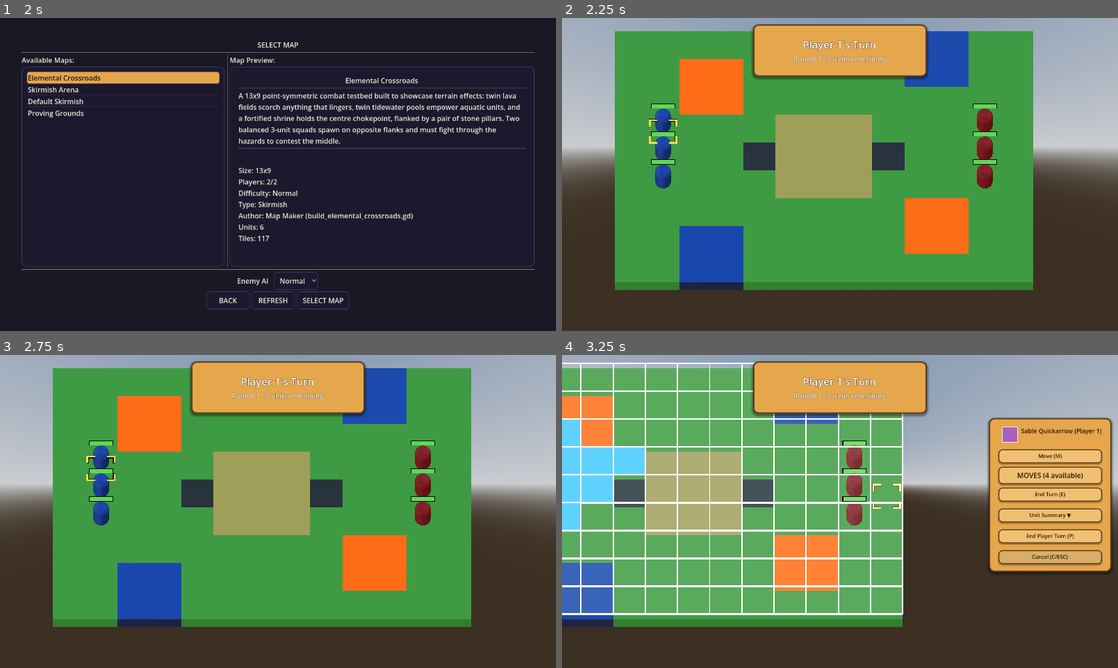
Above: before the commit, frames 1-4 (two rows, left to right).
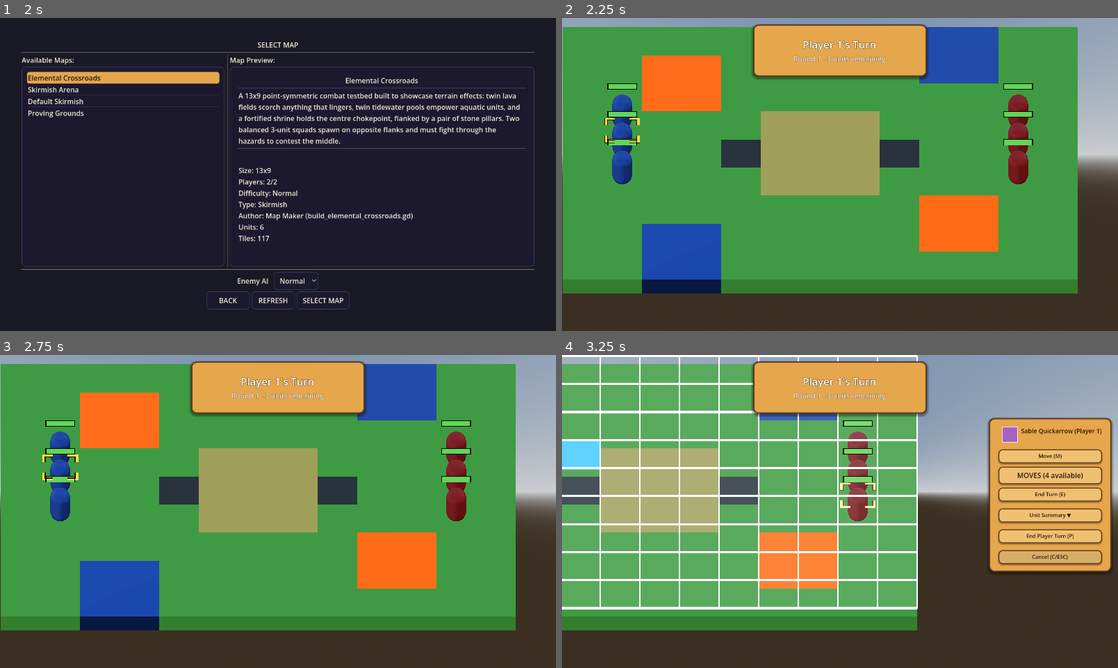
Above: after the commit, the same moments.

Repository: K-ennethA/Conquest
Game: Godot game, scene res://menus/MainMenu.tscn
Same seed, same stepped clock (60 frames per second), same inputs: the game is played once before the commit and once after it.
Inputs (mouse positions are in pixels of both pictures, inside the frame that each line leads up to):
- Up to frame 1 (2 s): click "Single Player" at 0.5 s; click "Traditional Turn System" at 1.25 s
- Up to frame 2 (2.25 s): click "SELECT MAP" at 2 s
- Up to frame 3 (2.75 s): no input
- Up to frame 4 (3.25 s): tap Enter (ui_accept) at 2.75, 3.02 s; move the mouse to (962, 495) at 2.77 s; hold Right (ui_right) from 2.78 s (still down); hold Shift from 2.78 s (still down); click (962, 495) at 2.92 s

Frame 1 is identical in both runs. In frame 2, 30% of the frame differs, in the area x 0-100%, y 2-88%; in frame 3, 30%; in frame 4, 22%.

Commit message:
Camera: shallower ~45deg Three-Houses angle (was 60deg top-down)
Per reference, newer Fire Emblem (Three Houses) uses a shallower ~45-degrees angle,
not a steep top-down. Retilted the Camera3D from 60 to 45 degrees below horizontal
(clean pitch, still orthographic). Since the cursor now sits ON the tile (y=0.15),
the shallower angle no longer causes the cursor/tile misalignment that the steeper
view was masking. Also made fit_to_map scale the vertical need by the camera tilt
(|forward.y|, clamped) so the board still fills the frame at the shallower angle
instead of leaving a large sky margin. Boot clean.

Co-Authored-By: Claude Opus 4.8 <noreply@anthropic.com>

Diff:
--- a/game/visuals/CameraController.gd
+++ b/game/visuals/CameraController.gd
@@ -133,9 +133,13 @@
 
 	# Orthographic size (KEEP_HEIGHT) = vertical world span. The tilted board maps
 	# its X extent to ~screen-horizontal and its Z (depth) to ~screen-vertical.
-	# Cover both: vertically we need the depth; horizontally we need width/aspect.
-	# Foreshortening only reveals MORE depth, so ignoring it is conservative (safe).
-	var need_vertical: float = world_d
+	# The board's depth foreshortens by the camera tilt -- at a shallower angle it
+	# takes LESS screen-vertical space -- so scale the vertical need by the tilt
+	# factor (|forward.y| = sin(pitch)) so the board fills the frame at any angle
+	# instead of leaving a big sky margin. Clamped so a near-horizontal angle can't
+	# over-zoom into the board.
+	var tilt: float = clampf(absf((-global_transform.basis.z).y), 0.5, 1.0)
+	var need_vertical: float = world_d * tilt
 	var need_horizontal: float = world_w / maxf(aspect, 0.001)
 	var target: float = maxf(need_vertical, need_horizontal) * fit_margin
 
--- a/game/world/GameWorld.tscn
+++ b/game/world/GameWorld.tscn
@@ -41,7 +41,7 @@
 environment = SubResource("Environment_1")
 
 [node name="Camera3D" type="Camera3D" parent="."]
-transform = Transform3D(1, 0, 0, 0, 0.5, 0.866025, 0, -0.866025, 0.5, 13, 24, 23)
+transform = Transform3D(1, 0, 0, 0, 0.707107, 0.707107, 0, -0.707107, 0.707107, 13, 24, 23)
 projection = 1
 size = 20.0
 script = ExtResource("22_camctl")
